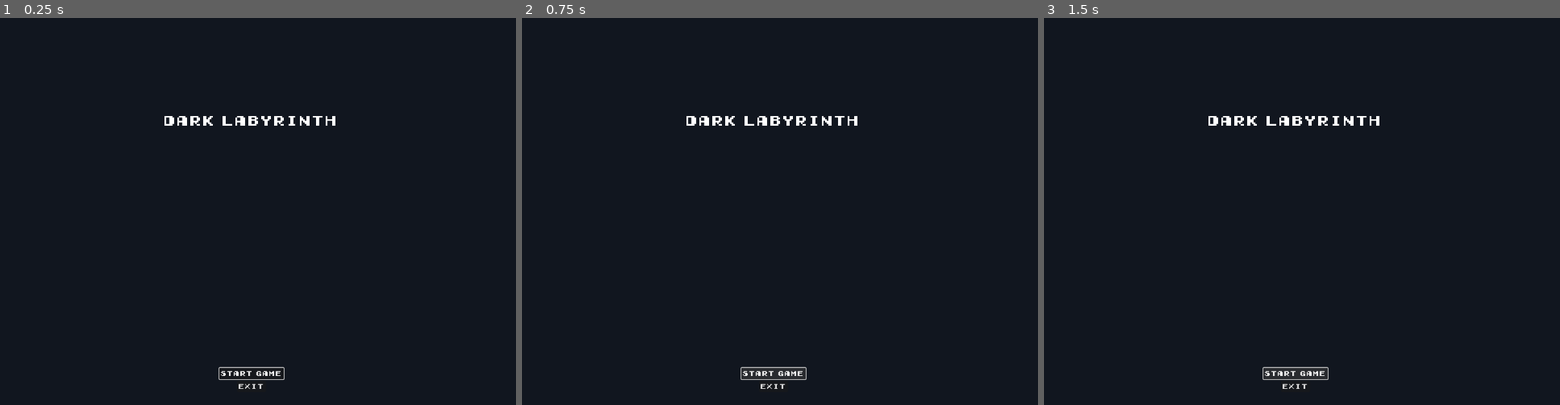
Above: before the commit, frames 1-3 (left to right).
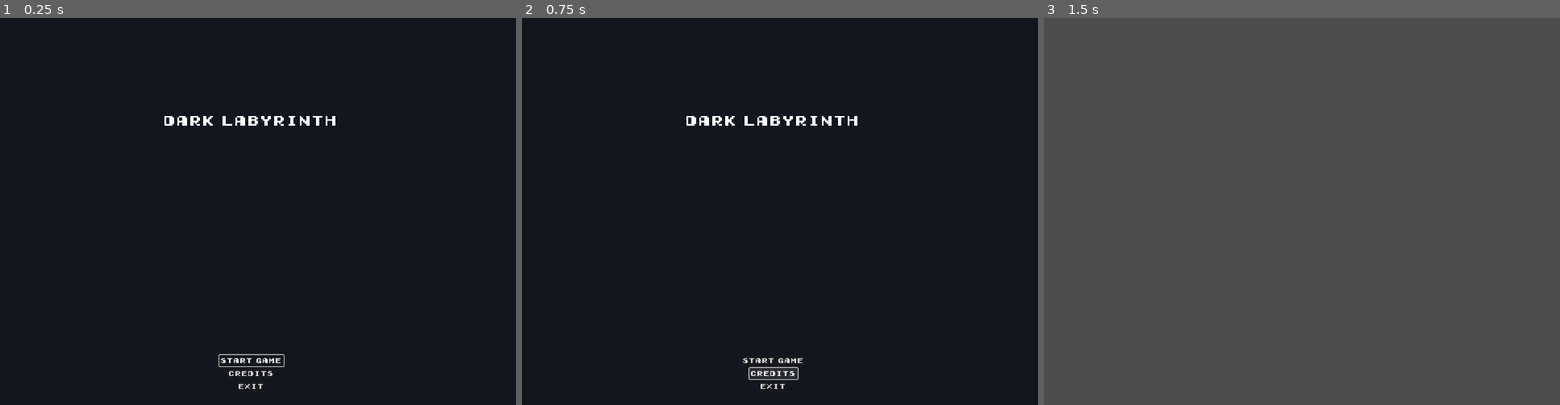
Above: after the commit, the same moments.

Repository: SimoneTomasella2002/DarkMaze
Game: Godot game, scene res://scenes/ui/menus/main_menu.tscn
Two runs of this game, one before a commit and one after it. Both use one fixed random seed, a clock stepped at 60 frames per second and the inputs below.
Inputs (mouse positions are in pixels of both pictures, inside the frame that each line leads up to):
- Up to frame 1 (0.25 s): no input
- Up to frame 2 (0.75 s): click (774, 374) at 0.5 s, where only the run after the commit has a clickable "Credits"
- Up to frame 3 (1.5 s): click "Start Game" at 1.25 s

The runs differ from the first frame. In frame 1, 0.3% of the frame differs, in the area x 42-56%, y 86-94%; in frame 2, 0.2%; in frame 3, 100%, in the area x 0-100%, y 0-100%.

Commit message:
Small changes

Diff:
--- a/scenes/ui/menus/main_menu.gd
+++ b/scenes/ui/menus/main_menu.gd
@@ -1,7 +1,8 @@
 extends Control
 
 @onready var start_game_button: Button = $MarginContainer/VBoxContainer/ButtonsVBox/StartGameButton
-@onready var buttons_v_box: VBoxContainer = $MarginContainer/VBoxContainer/ButtonsVBox
+@onready var audioPlayer: AudioStreamPlayer = $AudioStreamPlayer
+
 signal start_game()
 
 func _ready():
@@ -11,12 +12,11 @@
 	start_game.emit()
 	hide()
 
+func _on_credits_button_pressed() -> void:
+	print("Palle")
+
 func _on_exit_game_button_pressed() -> void:
 	get_tree().quit()
 
 func focus_button() -> void:
 	start_game_button.grab_focus()
-	#if buttons_v_box:
-	#	var button: Button = buttons_v_box.get_child(0)
-	#	if button is Button:
-	#		button.grab_focus()
--- a/scenes/ui/menus/main_menu.tscn
+++ b/scenes/ui/menus/main_menu.tscn
@@ -1,7 +1,8 @@
-[gd_scene load_steps=3 format=3 uid="uid://cwxhsa4gp382k"]
+[gd_scene load_steps=4 format=3 uid="uid://cwxhsa4gp382k"]
 
 [ext_resource type="Theme" uid="uid://bwp1qjsfax8si" path="res://assets/themes/gameBoyTheme.tres" id="1_ta3j0"]
 [ext_resource type="Script" path="res://scenes/ui/menus/main_menu.gd" id="2_8m823"]
+[ext_resource type="AudioStream" uid="uid://dib76hhiwt7js" path="res://assets/music/xDeviruchi - Mysterious Dungeon.wav" id="3_4ky8x"]
 
 [node name="MainMenu" type="Control"]
 layout_mode = 3
@@ -56,15 +57,32 @@
 layout_mode = 2
 size_flags_horizontal = 4
 size_flags_vertical = 4
+focus_neighbor_bottom = NodePath("../Credits")
+focus_next = NodePath("../Credits")
+text = "Start Game"
+
+[node name="Credits" type="Button" parent="MarginContainer/VBoxContainer/ButtonsVBox"]
+layout_mode = 2
+size_flags_horizontal = 4
+size_flags_vertical = 4
 focus_neighbor_bottom = NodePath("../QuitButton")
 focus_next = NodePath("../QuitButton")
-text = "Start Game"
+text = "Credits
+"
 
 [node name="QuitButton" type="Button" parent="MarginContainer/VBoxContainer/ButtonsVBox"]
 layout_mode = 2
 size_flags_horizontal = 4
 size_flags_vertical = 4
-focus_neighbor_top = NodePath("../StartGameButton")
 focus_next = NodePath("../StartGameButton")
 text = "Exit
 "
+
+[node name="AudioStreamPlayer" type="AudioStreamPlayer" parent="."]
+stream = ExtResource("3_4ky8x")
+volume_db = -24.36
+autoplay = true
+
+[connection signal="pressed" from="MarginContainer/VBoxContainer/ButtonsVBox/StartGameButton" to="." method="_on_start_game_button_pressed"]
+[connection signal="pressed" from="MarginContainer/VBoxContainer/ButtonsVBox/Credits" to="." method="_on_credits_button_pressed"]
+[connection signal="pressed" from="MarginContainer/VBoxContainer/ButtonsVBox/QuitButton" to="." method="_on_exit_game_button_pressed"]
Not shown, added: assets/music/xDeviruchi - Mysterious Dungeon.wav.import
Not shown, added: assets/music/xDeviruchi - Mysterious Dungeon.wav
